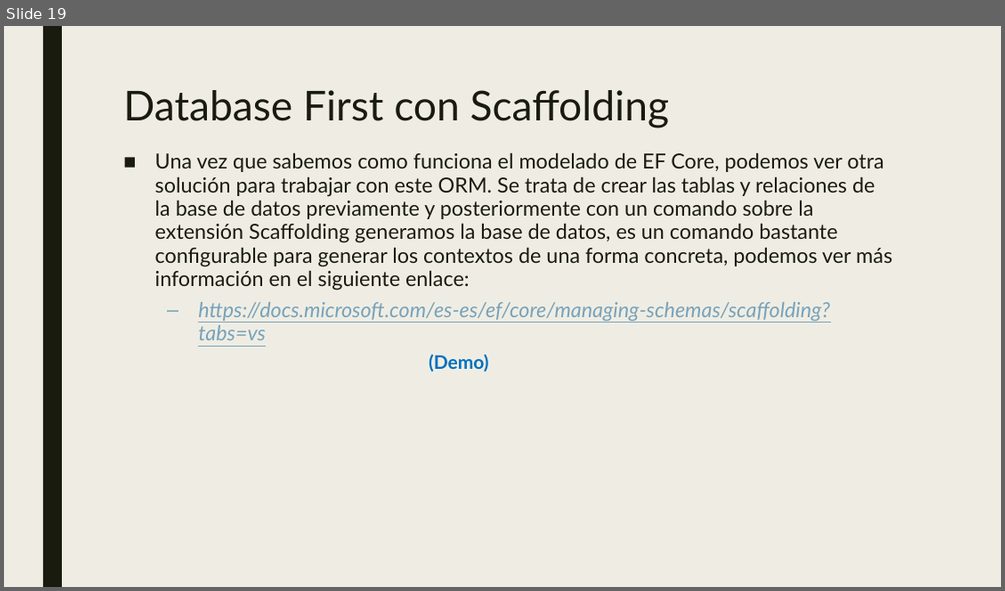
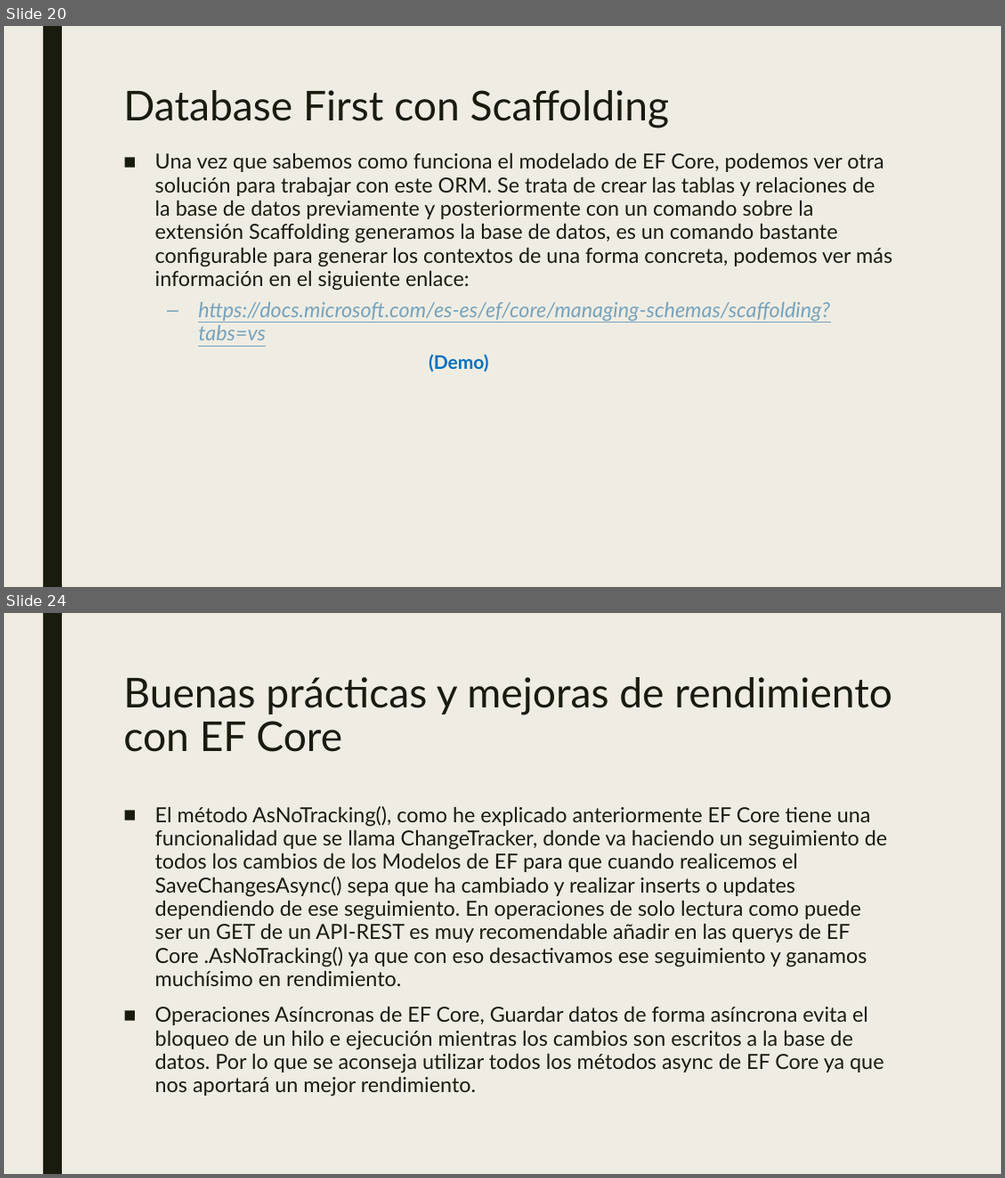
Before and after one commit to dadjh85/Demo5-Curso-.NetCore3.1, a slide deck: doc/Demo5- Curso .NET Core.pptx. Shown one above the other, each under a label of ours: slide 19 before the commit, slides 20 and 24 after it; the slides between them are not shown. The pictures are 1005x591 and 1005x1178 pixels, drawn with LibreOffice and Linux fonts; fonts in the diff are those of the drawing. Boxes give left, top, right and bottom in pixels: in the first picture for what was removed or moved away, otherwise in the second. Text is boxed around its words. In the diff, an @@ line names an element or a change of style, - is before the commit and + after.

```diff
--- a/doc/Demo5- Curso .NET Core.pptx
+++ b/doc/Demo5- Curso .NET Core.pptx
@@ slide 24 added at (4,613,1001,1174), background #EFEDE3; not listed: 1 template element that a slide beside it also shows @@
@@ title added at (123,677,892,752), 39.6 pt, text #191B0E @@
+Buenas prácticas y mejoras de rendimiento con EF Core
@@ text added at (155,806,887,1096), 20 pt, text #191B0E @@
+■ El método AsNoTracking(), como he explicado anteriormente EF Core tiene una funcionalidad que se llama ChangeTracker, donde va haciendo un seguimiento de todos los cambios de los Modelos de EF para que cuando realicemos el SaveChangesAsync() sepa que ha cambiado y realizar inserts o updates dependiendo de ese seguimiento. En operaciones de solo lectura como puede ser un GET de un API-REST es muy recomendable añadir en las querys de EF Core .AsNoTracking() ya que con eso desactivamos ese seguimiento y ganamos muchísimo en rendimiento.
+■ Operaciones Asíncronas de EF Core, Guardar datos de forma asíncrona evita el bloqueo de un hilo e ejecución mientras los cambios son escritos a la base de datos. Por lo que se aconseja utilizar todos los métodos async de EF Core ya que nos aportará un mejor rendimiento.
@@ what was slide 19 is now slide 20 @@
```
Also in this commit, not shown: 2 slides changed, 6 other slides added, 2 other files.
